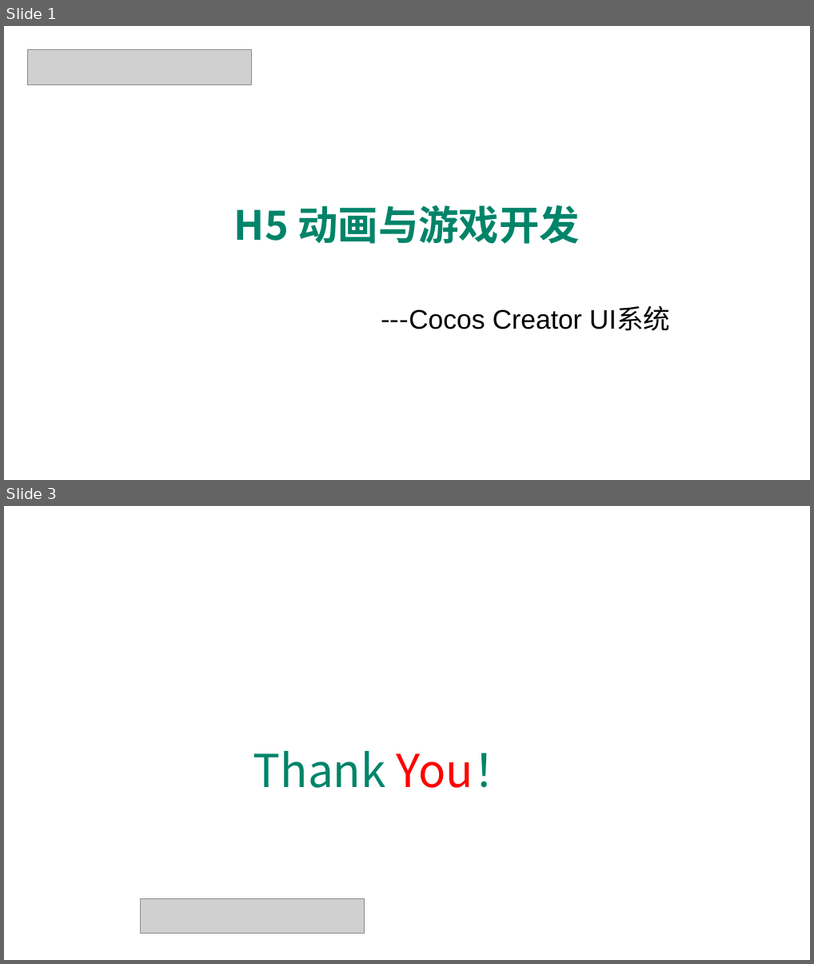
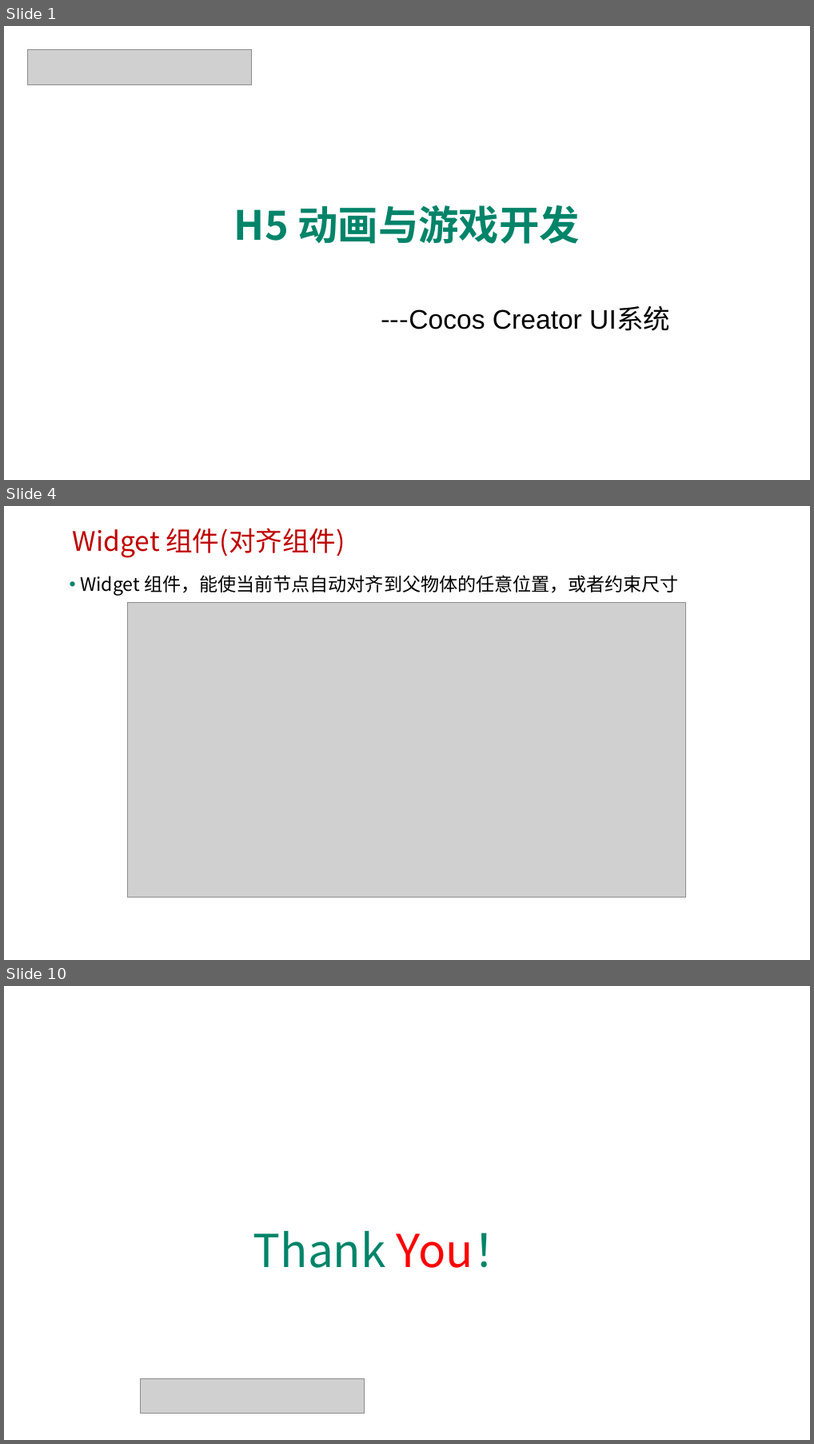
Before and after one commit to edu2act/course-H5-Animation-and-Game-Development, a slide deck: materials/slides/ch18.pptx. Shown one above the other, each under a label of ours: slides 1 and 3 before the commit, slides 1, 4 and 10 after it; the slides between them are not shown. The pictures are 814x964 and 814x1444 pixels, drawn with LibreOffice and Linux fonts; fonts in the diff are those of the drawing; grey boxes stand for pictures; background and template pictures are left out. Boxes give left, top, right and bottom in pixels: in the first picture for what was removed or moved away, otherwise in the second. Text is boxed around its words. In the diff, an @@ line names an element or a change of style, - is before the commit and + after.

```diff
--- a/materials/slides/ch18.pptx
+++ b/materials/slides/ch18.pptx
@@ slide 4 added at (x1=4, y1=506, x2=810, y2=960), background picture (left out) @@
@@ text added at (x1=73, y1=528, x2=346, y2=558), 32 pt, text #C00000 @@
+Widget 组件(对齐组件)
@@ text added at (x1=80, y1=575, x2=679, y2=596), 22 pt, text #000000 @@
+• Widget 组件，能使当前节点自动对齐到父物体的任意位置，或者约束尺寸
@@ picture added at (x1=128, y1=603, x2=686, y2=897) @@
@@ what was slide 3 is now slide 10 @@
```
Also in this commit, not shown: 1 slide changed, 6 other slides added, 32 other files.
